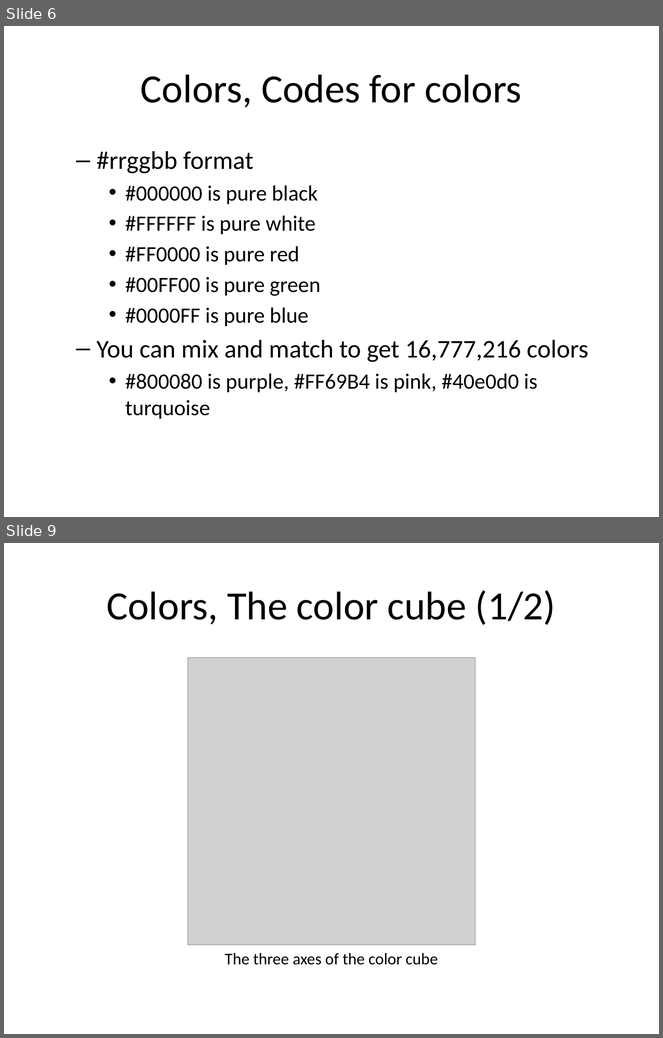
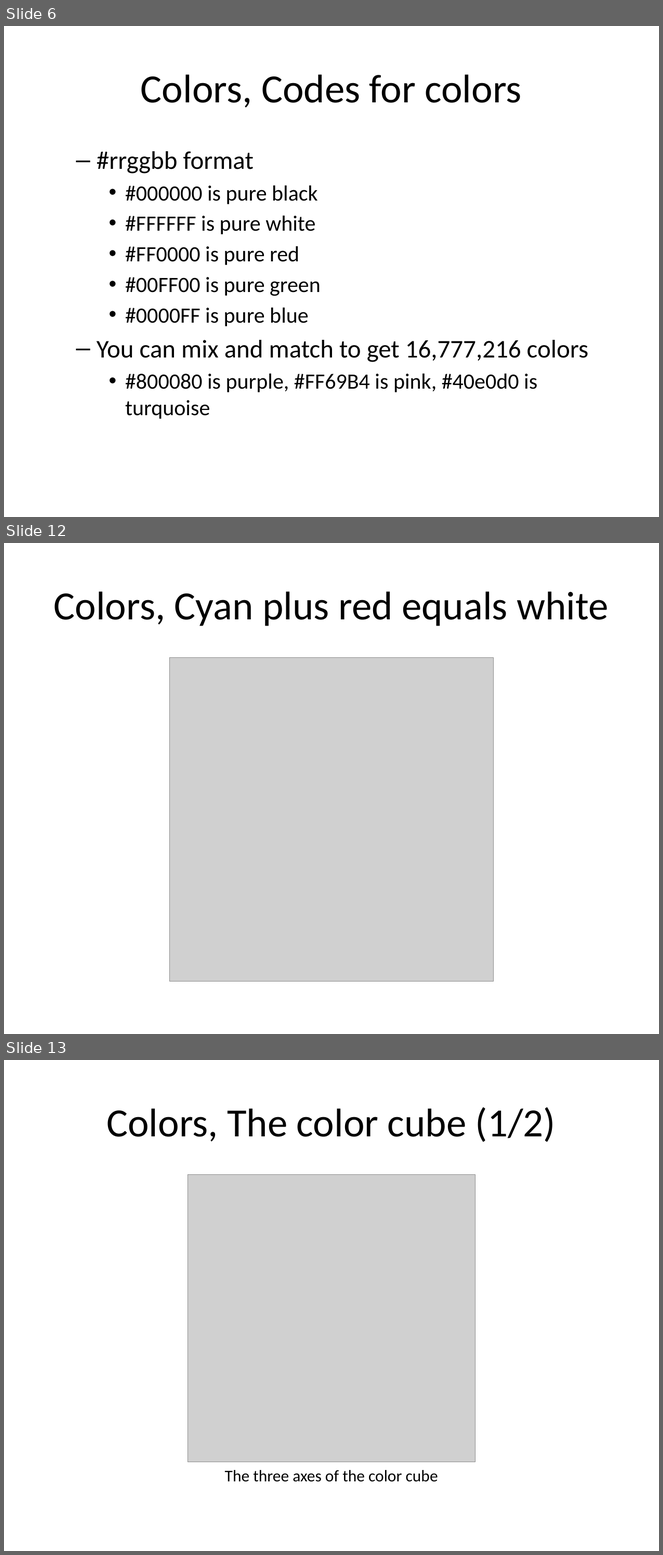
Before and after one commit to pmean/data-visualization, a slide deck: data-viz-02/component/tutorial-colors.pptx. Shown one above the other, each under a label of ours: slides 6 and 9 before the commit, slides 6, 12 and 13 after it; the slides between them are not shown. The pictures are 663x1038 and 663x1555 pixels, drawn with LibreOffice and Linux fonts; fonts in the diff are those of the drawing; grey boxes stand for pictures. Boxes give left, top, right and bottom in pixels: in the first picture for what was removed or moved away, otherwise in the second. Text is boxed around its words. In the diff, an @@ line names an element or a change of style, - is before the commit and + after.

```diff
--- a/data-viz-02/component/tutorial-colors.pptx
+++ b/data-viz-02/component/tutorial-colors.pptx
@@ slide 12 added at box(4, 543, 659, 1034), background #FFFFFF @@
@@ title added at box(54, 591, 608, 626), 44 pt, text #000000 @@
+Colors, Cyan plus red equals white
@@ picture added at box(170, 657, 493, 981) @@
@@ what was slide 9 is now slide 13 @@
```
Also in this commit, not shown: 2 slides changed, 3 other slides added, 15 other files.
